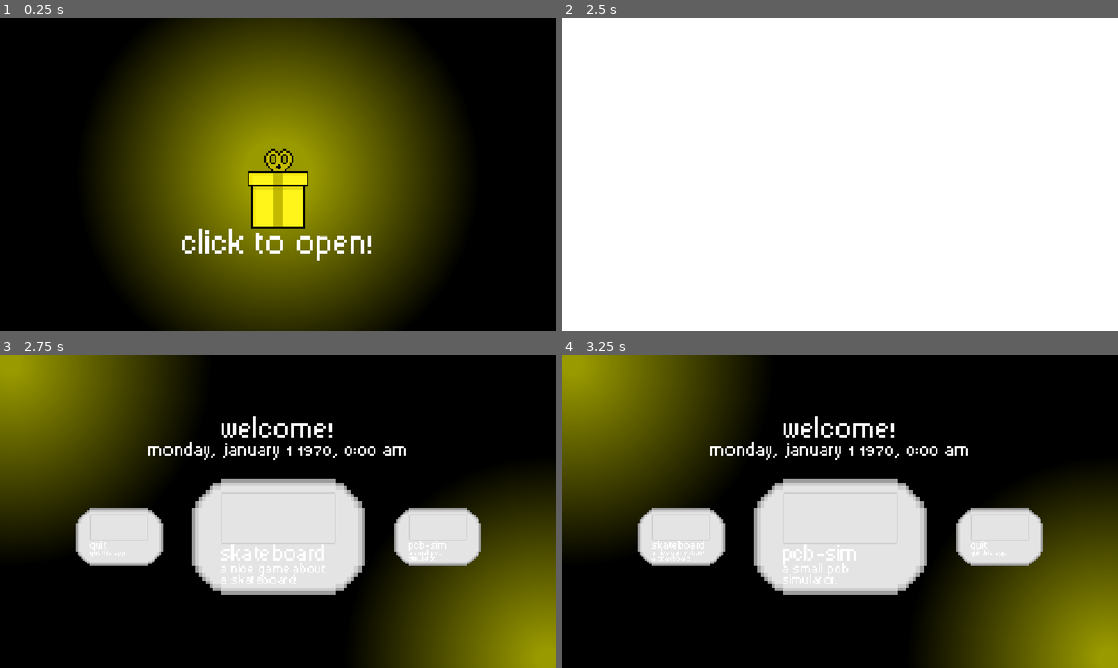
Above: before the commit, frames 1-4 (two rows, left to right).
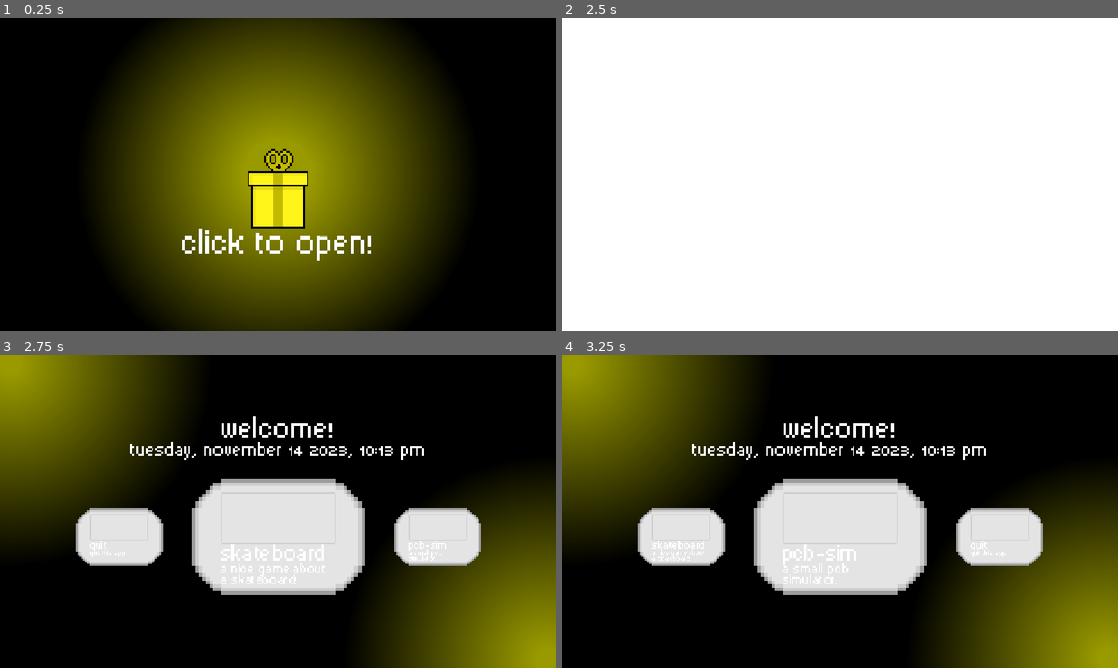
Above: after the commit, the same moments.

Repository: RafaeloxMC/giftbox
Game: Godot game, scene res://scenes/ui/loading.tscn
The game is run twice, just before and just after one commit, with the same random seed, the same clock (stepped at 60 frames per second) and the same inputs.
Inputs (mouse positions are in pixels of both pictures, inside the frame that each line leads up to):
- Up to frame 1 (0.25 s): no input
- Up to frame 2 (2.5 s): tap Enter (ui_accept) at 0.5, 0.77, 1.25, 1.52, 2 s; hold Right (ui_right) 0.53-2.03 s; click (840, 174) at 0.6 s; move the mouse to (728, 190) at 1.27 s; tap Alt at 1.35 s; move the mouse to (895, 105) at 2.02 s; hold Left (ui_left) from 2.03 s (still down); tap Shift at 2.1 s
- Up to frame 3 (2.75 s): keep holding Left (ui_left)
- Up to frame 4 (3.25 s): move the mouse to (840, 536) at 2.77 s; release Left (ui_left) at 2.78 s; hold Right (ui_right) from 2.78 s (still down); click (840, 536) at 2.85 s; tap Enter (ui_accept) at 3.02 s

Frames 1-2 are identical in both runs. In frame 3, 0.8% of the frame differs, in the area x 23-77%, y 27-34%; in frame 4, 0.8%.

Commit message:
Add time helper for main menu

Diff:
--- a/scenes/ui/main_menu.tscn
+++ b/scenes/ui/main_menu.tscn
@@ -1,7 +1,8 @@
-[gd_scene load_steps=4 format=3 uid="uid://dm2fla8egxejn"]
+[gd_scene load_steps=5 format=3 uid="uid://dm2fla8egxejn"]
 
 [ext_resource type="Theme" uid="uid://ba5kc6y2xcxwb" path="res://assets/themes/theme.tres" id="1_fe2o3"]
 [ext_resource type="PackedScene" uid="uid://bsgvngb2cgdf6" path="res://scenes/ui/menu_select.tscn" id="1_sl1te"]
+[ext_resource type="Script" uid="uid://k75jlesk0ajt" path="res://scripts/ui/time.gd" id="2_1g8jr"]
 
 [sub_resource type="StyleBoxFlat" id="StyleBoxFlat_87aya"]
 bg_color = Color(1, 1, 1, 0)
@@ -85,7 +86,7 @@
 text = "Welcome!"
 horizontal_alignment = 1
 
-[node name="Label3" type="Label" parent="ColorRect/UIElements"]
+[node name="Time" type="Label" parent="ColorRect/UIElements"]
 layout_mode = 0
 offset_top = 52.75
 offset_right = 809.5
@@ -94,6 +95,7 @@
 theme_override_font_sizes/font_size = 32
 text = "Monday, January 1 1970, 0:00 AM"
 horizontal_alignment = 1
+script = ExtResource("2_1g8jr")
 
 [node name="MenuSelect" parent="ColorRect/UIElements" instance=ExtResource("1_sl1te")]
 layout_mode = 1
--- /dev/null
+++ b/scripts/ui/time.gd
@@ -0,0 +1,27 @@
+extends Label
+
+func _ready() -> void:
+	self.text = format_system_time()
+
+func _process(_delta: float) -> void:
+	self.text = format_system_time()
+
+func format_system_time() -> String:
+	var dt: Dictionary = Time.get_datetime_dict_from_system()
+
+	var days: Array[String] = ["Sunday", "Monday", "Tuesday", "Wednesday", "Thursday", "Friday", "Saturday"]
+	var months: Array[String] = ["January", "February", "March", "April", "May", "June", "July", "August", "September", "October", "November", "December"]
+
+	var weekday: String = days[dt.weekday]
+	var month: String = months[dt.month - 1]
+	var day: int = dt.day
+	var year: int = dt.year
+
+	var hour_12: int = dt.hour % 12
+	if hour_12 == 0:
+		hour_12 = 12
+	var minute: String = str(dt.minute).pad_zeros(2)
+	var am_pm: String = "AM" if dt.hour < 12 else "PM"
+
+	var formatted_time: String = "%s, %s %d %d, %d:%s %s" % [weekday, month, day, year, hour_12, minute, am_pm]
+	return formatted_time
Not shown, added: scripts/ui/time.gd.uid
